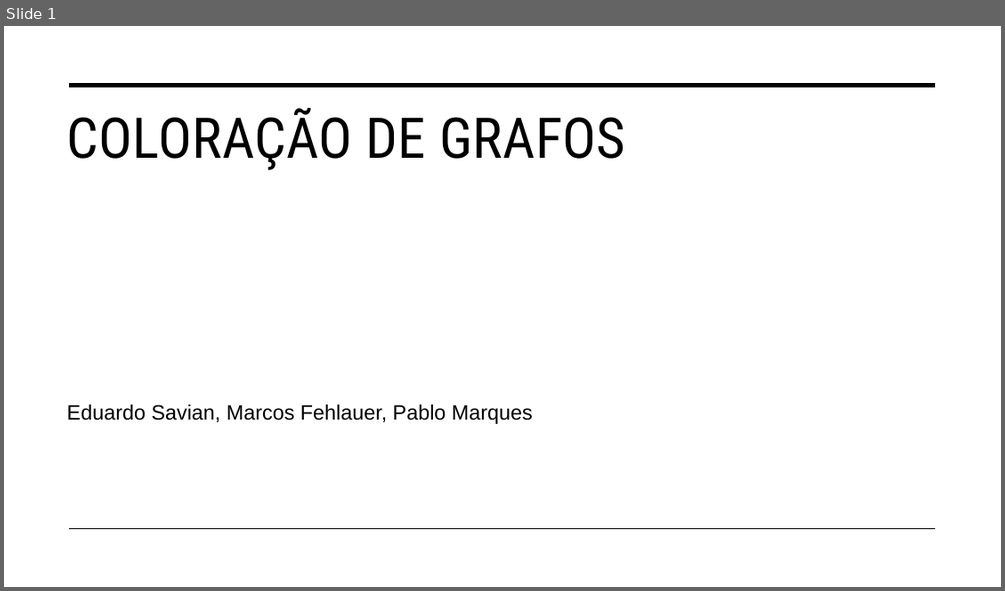
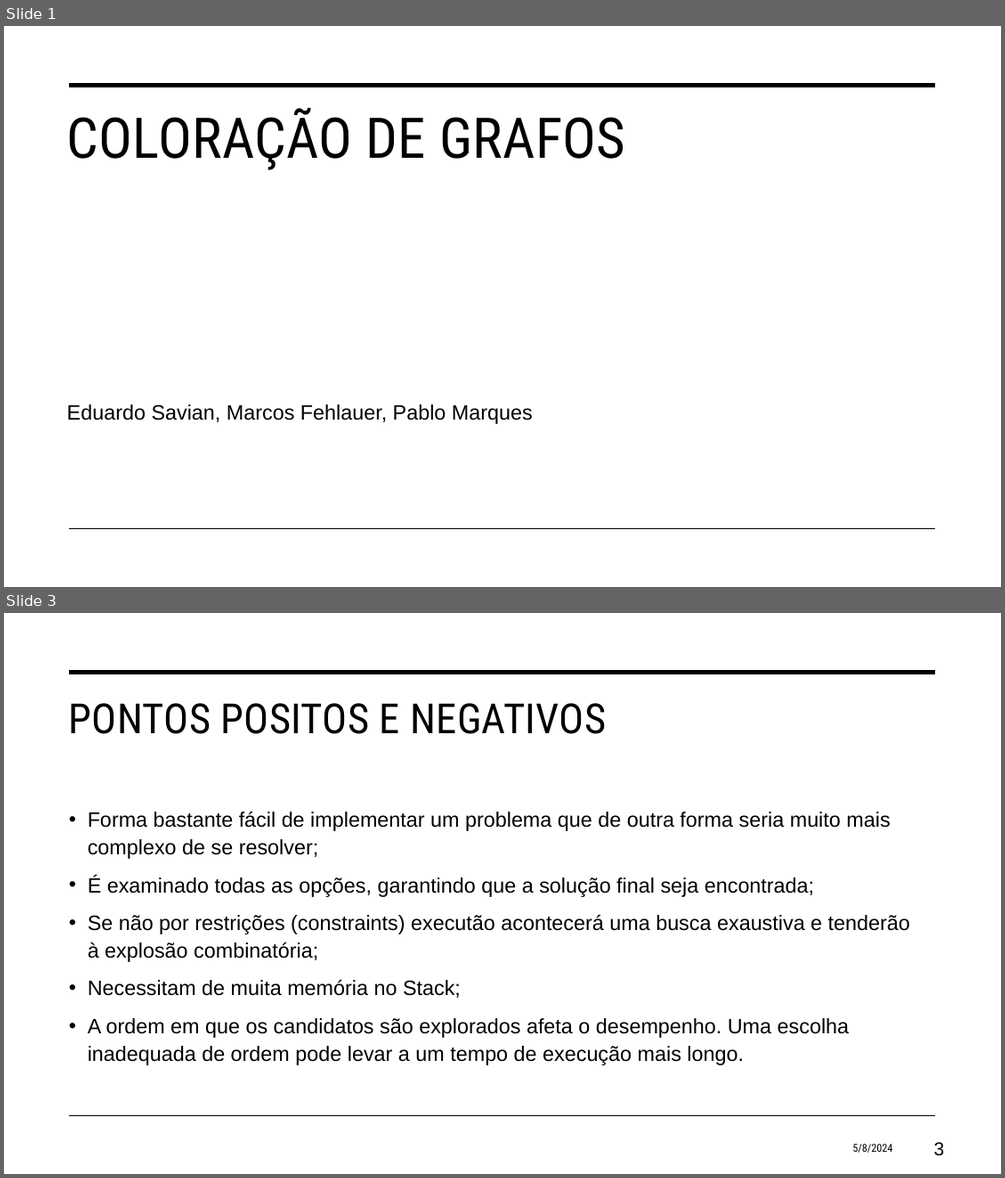
Before and after one commit to eduardosavian/graph-coloring, a slide deck: Presentation.pptx. Shown one above the other, each under a label of ours: slide 1 before the commit, slides 1 and 3 after it; the slides between them are not shown. The pictures are 1005x591 and 1005x1178 pixels, drawn with LibreOffice and Linux fonts; fonts in the diff are those of the drawing. Boxes give left, top, right and bottom in pixels: in the first picture for what was removed or moved away, otherwise in the second. Text is boxed around its words. In the diff, an @@ line names an element or a change of style, - is before the commit and + after.

```diff
--- a/Presentation.pptx
+++ b/Presentation.pptx
@@ slide 3 added at <box>4,613,1001,1174</box>, background #FFFFFF; not listed: 2 template elements that a slide beside it also shows @@
@@ title added at <box>69,703,606,734</box>, 40 pt, text #000000 @@
+PONTOS POSITOS E NEGATIVOS
@@ text added at <box>88,811,910,1065</box>, 20 pt, text #000000 @@
+• Forma bastante fácil de implementar um problema que de outra forma seria muito mais complexo de se resolver;
+• É examinado todas as opções, garantindo que a solução final seja encontrada;
+• Se não por restrições (constraints) executão acontecerá uma busca exaustiva e tenderão à explosão combinatória;
+• Necessitam de muita memória no Stack;
+• A ordem em que os candidatos são explorados afeta o desempenho. Uma escolha inadequada de ordem pode levar a um tempo de execução mais longo.
@@ text added at <box>852,1143,892,1152</box>, 10.5 pt, text #000000 @@
+5/8/2024
@@ page number added at <box>934,1142,945,1156</box>, 18 pt, text #000000 @@
+3
```
Also in this commit, not shown: 4 slides changed, 10 other slides added, 3 other files.
